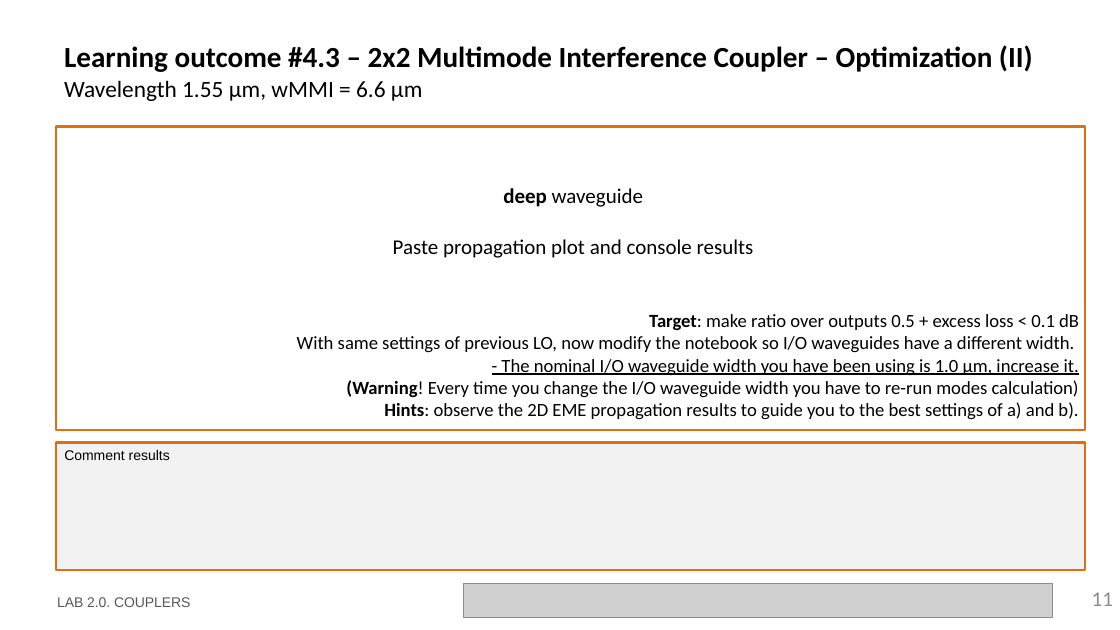
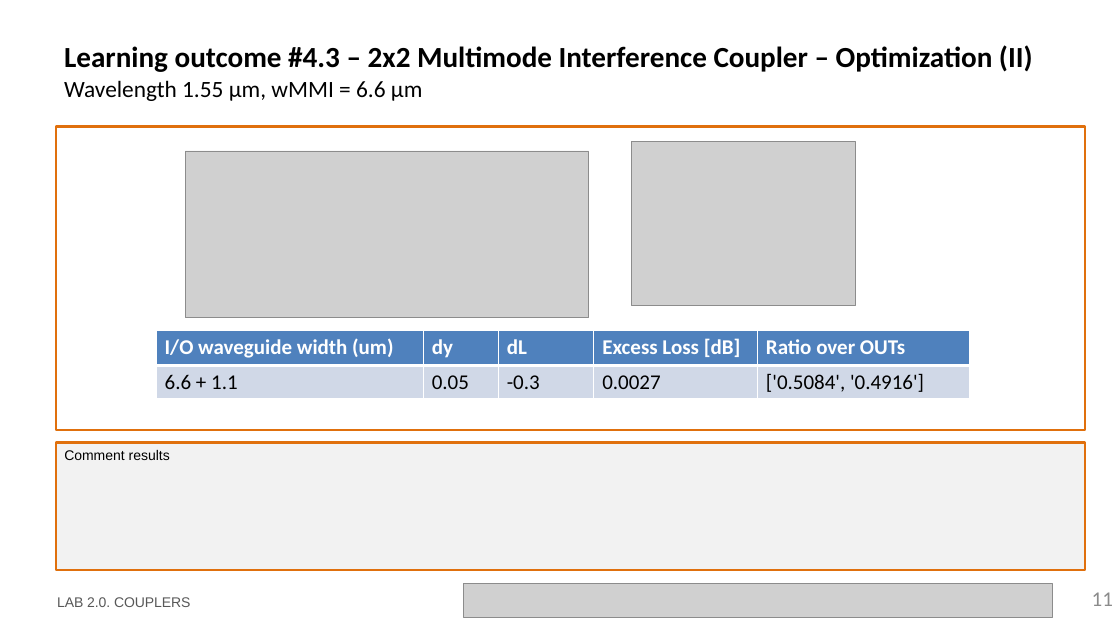
Before and after one commit to nmargar4/pic-upv-lab2, a slide deck: slide 11 of LabBook_20_Nadia.pptx. Drawn at 1120x630 pixels with LibreOffice and Linux fonts; fonts in the diff are those of the drawing; grey boxes stand for pictures; background and template pictures are left out. Boxes give left, top, right and bottom in pixels: in the first picture for what was removed or moved away, otherwise in the second. Text is boxed around its words. In the diff, an @@ line names an element or a change of style, - is before the commit and + after.

```diff
--- a/LabBook_20_Nadia.pptx
+++ b/LabBook_20_Nadia.pptx
@@ picture added at (631, 142, 855, 306) @@
@@ picture added at (186, 151, 589, 318) @@
@@ text removed at (297, 188, 1079, 420) @@
-deep waveguide
-Paste propagation plot and console results
-Target: make ratio over outputs 0.5 + excess loss < 0.1 dB
-With same settings of previous LO, now modify the notebook so I/O waveguides have a different width.
-- The nominal I/O waveguide width you have been using is 1.0 µm, increase it.
-(Warning! Every time you change the I/O waveguide width you have to re-run modes calculation)
-Hints: observe the 2D EME propagation results to guide you to the best settings of a) and b).
@@ table added at (156, 330, 970, 398), 2 rows, 5 columns @@
+I/O waveguide width (um) | dy | dL | Excess Loss [dB] | Ratio over OUTs
+6.6 + 1.1 | 0.05 | -0.3 | 0.0027 | ['0.5084', '0.4916']
```
Also in this commit, not shown: 6 other slides changed, 2 slides added, 2 other files.
